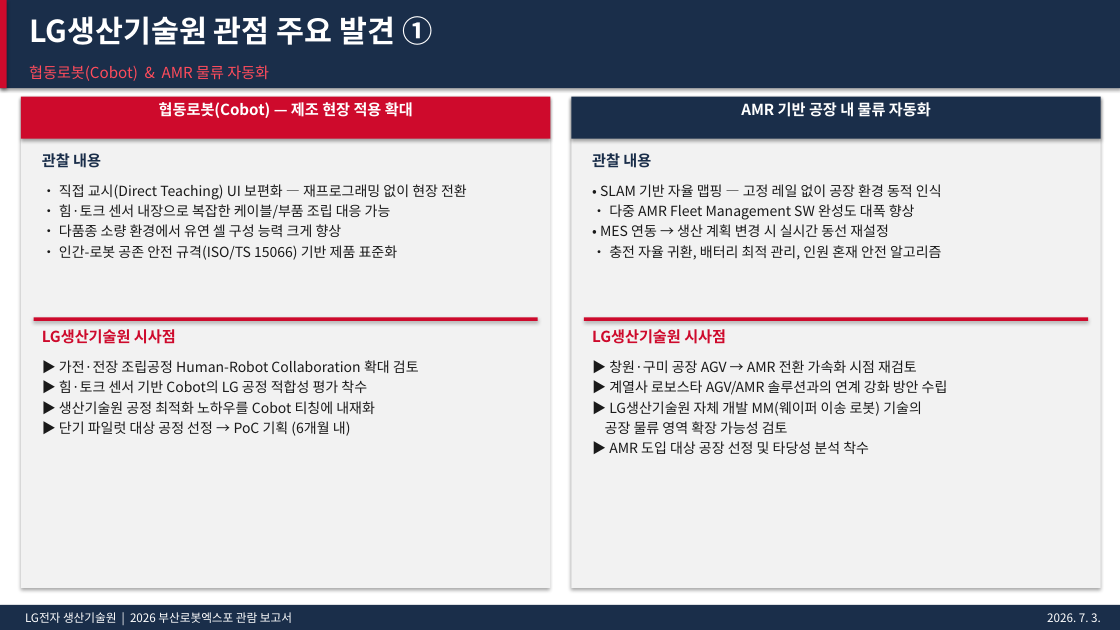
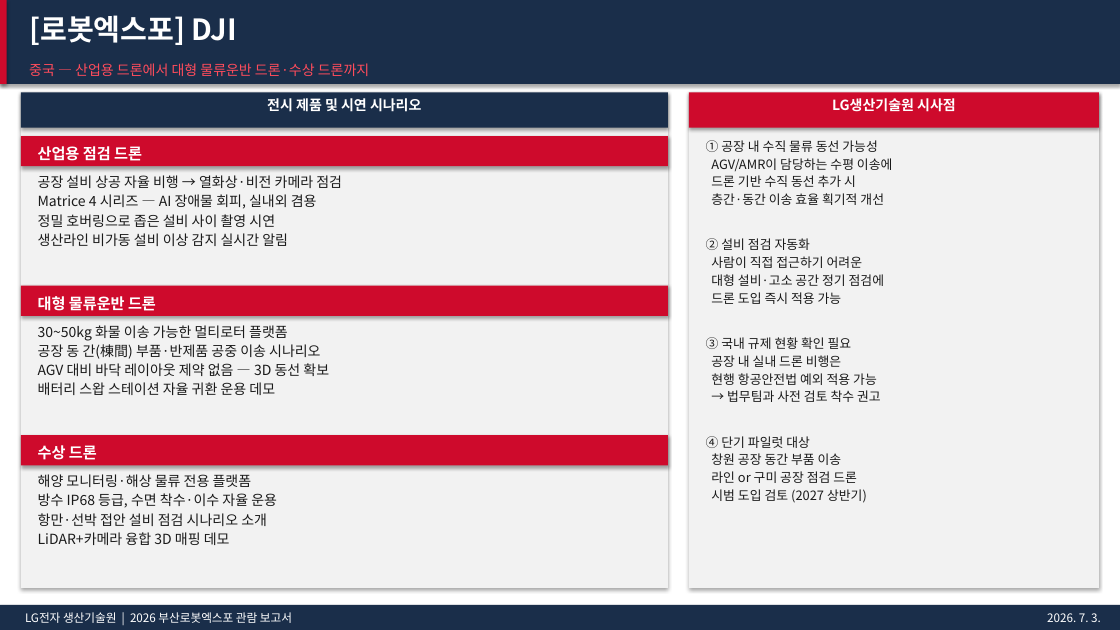
Before and after one commit to segamario/segamario-fluid-dynamics, a slide deck: slide 4 of roboexpo_2026_관람보고서_LG생산기술원.pptx. Drawn at 1120x630 pixels with LibreOffice and Linux fonts; fonts in the diff are those of the drawing. Boxes give left, top, right and bottom in pixels: in the first picture for what was removed or moved away, otherwise in the second. Text is boxed around its words. In the diff, an @@ line names an element or a change of style, - is before the commit and + after.

```diff
--- a/roboexpo_2026_관람보고서_LG생산기술원.pptx
+++ b/roboexpo_2026_관람보고서_LG생산기술원.pptx
@@ rectangle: place and size @@
-rectangle at bbox=[0, 0, 1120, 88]
+rectangle at bbox=[0, 0, 1120, 84]
@@ rectangle: place and size @@
-rectangle at bbox=[0, 0, 7, 88]
+rectangle at bbox=[0, 0, 7, 84]
@@ text at bbox=[29, 15, 237, 45]: text changed; size 26 to 25 pt @@
-LG생산기술원 관점 주요 발견 ①
+[로봇엑스포] DJI
@@ text at bbox=[29, 63, 369, 76]: text changed; size 13 to 12 pt @@
-협동로봇(Cobot) & AMR 물류 자동화
+중국 — 산업용 드론에서 대형 물류운반 드론·수상 드론까지
@@ rectangle: place and size @@
-rectangle at bbox=[21, 97, 550, 588]
+rectangle at bbox=[21, 92, 668, 588]
@@ rectangle: place and size @@
-rectangle at bbox=[21, 97, 550, 139]
+rectangle at bbox=[21, 92, 668, 128]
@@ rectangle at bbox=[21, 92, 668, 128]: fill #CE0A2C to #1A2E4A @@
@@ text at bbox=[267, 98, 421, 112]: text changed; size 13 to 12 pt @@
-협동로봇(Cobot) — 제조 현장 적용 확대
+전시 제품 및 시연 시나리오
@@ text "LG생산기술원 시사점": place and size @@
-text "LG생산기술원 시사점" at bbox=[592, 329, 726, 344]
+text "LG생산기술원 시사점" at bbox=[832, 98, 956, 112]
@@ text "LG생산기술원 시사점" at bbox=[832, 98, 956, 112]: size 13 to 12 pt, text colour #CE0A2C to #FFFFFF; alignment left to centre @@
@@ rectangle: place and size @@
-rectangle at bbox=[584, 318, 1088, 321]
+rectangle at bbox=[689, 92, 1099, 128]
@@ rectangle: place and size @@
-rectangle at bbox=[571, 97, 1101, 588]
+rectangle at bbox=[689, 92, 1099, 588]
@@ text removed at bbox=[741, 100, 931, 120] @@
-AMR 기반 공장 내 물류 자동화
@@ rectangle added at bbox=[21, 136, 668, 166], fill #CE0A2C @@
@@ text added at bbox=[38, 146, 142, 161], 13 pt, text #FFFFFF, bold @@
+산업용 점검 드론
@@ text at bbox=[706, 140, 892, 503]: text changed; size 12 to 11 pt @@
-▶ 창원·구미 공장 AGV → AMR 전환 가속화 시점 재검토
-▶ 계열사 로보스타 AGV/AMR 솔루션과의 연계 강화 방안 수립
-▶ LG생산기술원 자체 개발 MM(웨이퍼 이송 로봇) 기술의
-공장 물류 영역 확장 가능성 검토
-▶ AMR 도입 대상 공장 선정 및 타당성 분석 착수
+① 공장 내 수직 물류 동선 가능성
+AGV/AMR이 담당하는 수평 이송에
+드론 기반 수직 동선 추가 시
+층간·동간 이송 효율 획기적 개선
+② 설비 점검 자동화
+사람이 직접 접근하기 어려운
+대형 설비·고소 공간 정기 점검에
+드론 도입 즉시 적용 가능
+③ 국내 규제 현황 확인 필요
+공장 내 실내 드론 비행은
+현행 항공안전법 예외 적용 가능
+→ 법무팀과 사전 검토 착수 권고
+④ 단기 파일럿 대상
+창원 공장 동간 부품 이송
+라인 or 구미 공장 점검 드론
+시범 도입 검토 (2027 상반기)
@@ text added at bbox=[38, 175, 342, 246], 12 pt, text #1A1A1A @@
+공장 설비 상공 자율 비행 → 열화상·비전 카메라 점검
+Matrice 4 시리즈 — AI 장애물 회피, 실내외 겸용
+정밀 호버링으로 좁은 설비 사이 촬영 시연
+생산라인 비가동 설비 이상 감지 실시간 알림
@@ text removed at bbox=[42, 153, 101, 168] @@
-관찰 내용
@@ text removed at bbox=[592, 153, 651, 168] @@
-관찰 내용
@@ text removed at bbox=[59, 184, 467, 260] @@
-• 직접 교시(Direct Teaching) UI 보편화 — 재프로그래밍 없이 현장 전환
-• 힘·토크 센서 내장으로 복잡한 케이블/부품 조립 대응 가능
-• 다품종 소량 환경에서 유연 셀 구성 능력 크게 향상
-• 인간-로봇 공존 안전 규격(ISO/TS 15066) 기반 제품 표준화
@@ text removed at bbox=[600, 184, 942, 260] @@
-• SLAM 기반 자율 맵핑 — 고정 레일 없이 공장 환경 동적 인식
-• 다중 AMR Fleet Management SW 완성도 대폭 향상
-• MES 연동 → 생산 계획 변경 시 실시간 동선 재설정
-• 충전 자율 귀환, 배터리 최적 관리, 인원 혼재 안전 알고리즘
@@ rectangle: place and size @@
-rectangle at bbox=[34, 318, 538, 321]
+rectangle at bbox=[21, 286, 668, 316]
@@ text added at bbox=[38, 296, 156, 311], 13 pt, text #FFFFFF, bold @@
+대형 물류운반 드론
@@ text added at bbox=[38, 325, 329, 395], 12 pt, text #1A1A1A @@
+30~50kg 화물 이송 가능한 멀티로터 플랫폼
+공장 동 간(棟間) 부품·반제품 공중 이송 시나리오
+AGV 대비 바닥 레이아웃 제약 없음 — 3D 동선 확보
+배터리 스왑 스테이션 자율 귀환 운용 데모
@@ text removed at bbox=[42, 329, 176, 344] @@
-LG생산기술원 시사점
@@ text removed at bbox=[59, 360, 419, 436] @@
-▶ 가전·전장 조립공정 Human-Robot Collaboration 확대 검토
-▶ 힘·토크 센서 기반 Cobot의 LG 공정 적합성 평가 착수
-▶ 생산기술원 공정 최적화 노하우를 Cobot 티칭에 내재화
-▶ 단기 파일럿 대상 공정 선정 → PoC 기획 (6개월 내)
@@ rectangle: place and size @@
-rectangle at bbox=[571, 97, 1101, 139]
+rectangle at bbox=[21, 435, 668, 465]
@@ rectangle at bbox=[21, 435, 668, 465]: fill #1A2E4A to #CE0A2C @@
@@ text added at bbox=[38, 445, 97, 460], 13 pt, text #FFFFFF, bold @@
+수상 드론
@@ text added at bbox=[38, 474, 277, 545], 12 pt, text #1A1A1A @@
+해양 모니터링·해상 물류 전용 플랫폼
+방수 IP68 등급, 수면 착수·이수 자율 운용
+항만·선박 접안 설비 점검 시나리오 소개
+LiDAR+카메라 융합 3D 매핑 데모
```
Also in this commit, not shown: 7 other slides changed, 1 other file.
